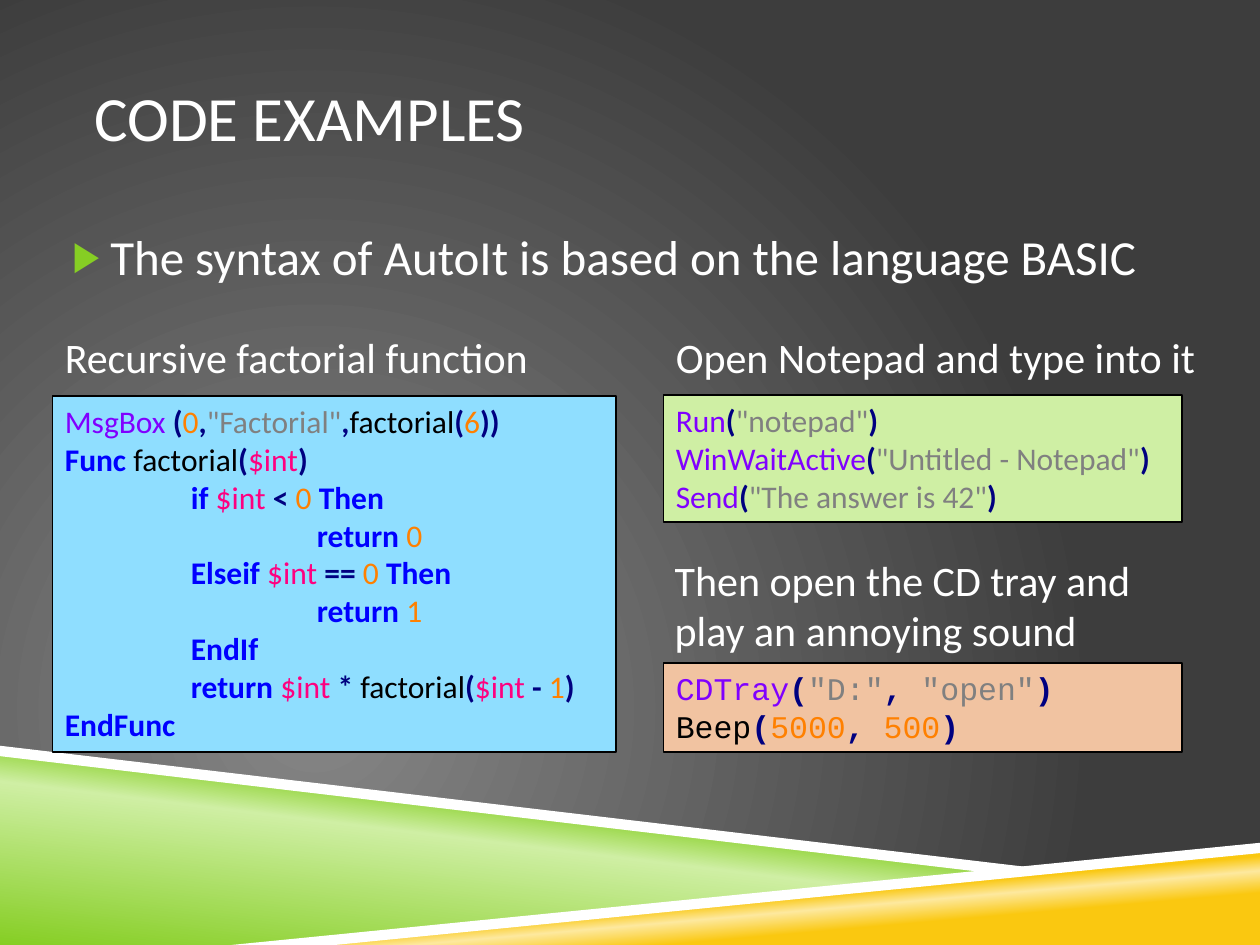
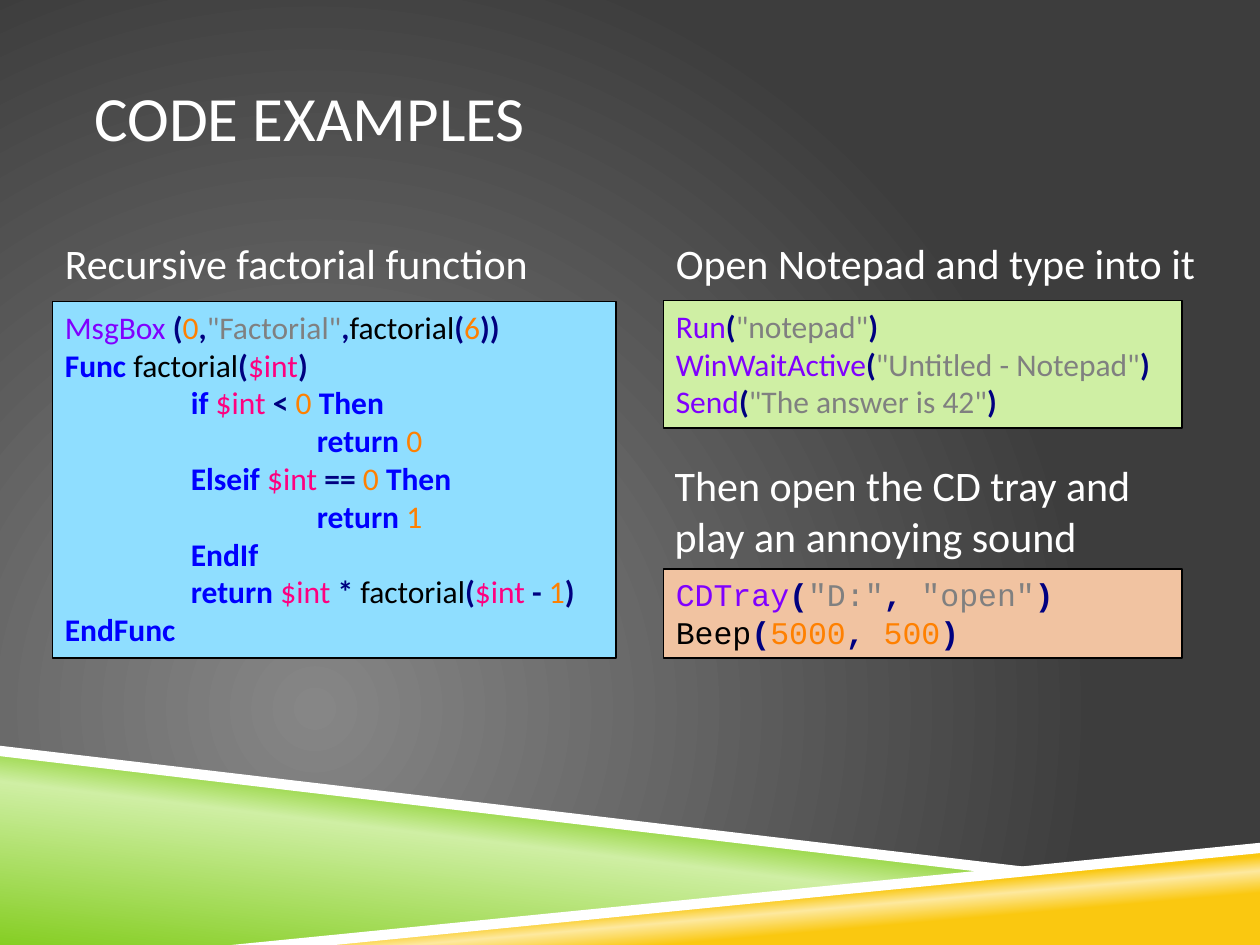
Before and after one commit to krobison/csci400_project, a slide deck: slide 6 of LanguageExplore.pptx (slide 3 before the commit). Drawn at 1260x945 pixels with LibreOffice and Linux fonts; fonts in the diff are those of the drawing; background and template pictures are left out. Boxes give left, top, right and bottom in pixels: in the first picture for what was removed or moved away, otherwise in the second. Text is boxed around its words. In the diff, an @@ line names an element or a change of style, - is before the commit and + after.

```diff
--- a/LanguageExplore.pptx
+++ b/LanguageExplore.pptx
@@ text removed at box(110, 241, 1136, 284) @@
-▶ The syntax of AutoIt is based on the language BASIC
@@ 3 rectangles, 3 texts: place and size @@
-3 rectangles, 3 texts at box(53, 344, 1195, 752)
+3 rectangles, 3 texts at box(53, 250, 1195, 658)
```
Also in this commit, not shown: 3 other slides changed, 5 slides added.
